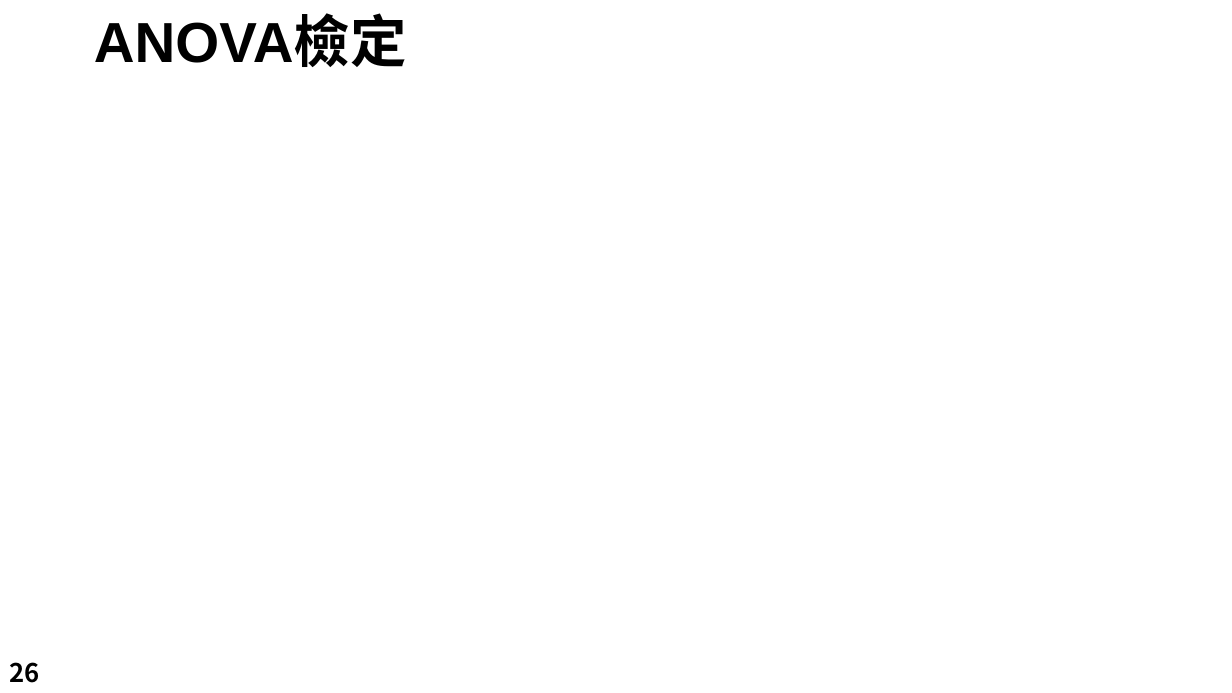
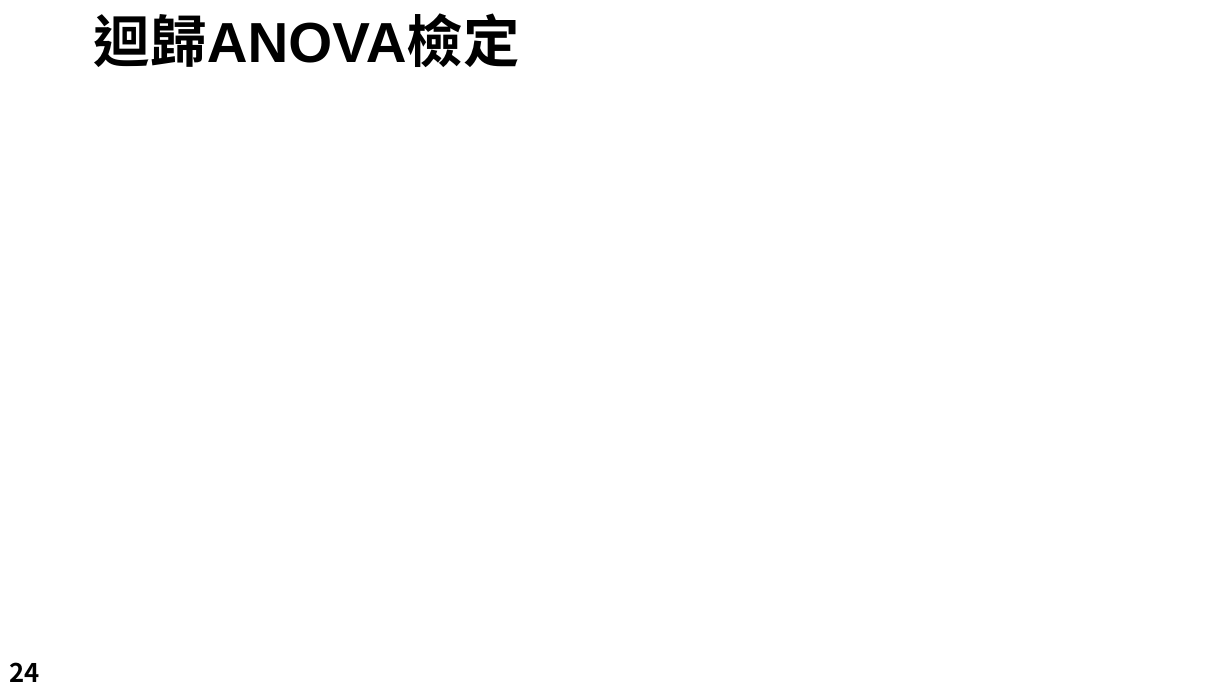
Before and after one commit to LeBronWilly/Basic_R_Language, a slide deck: slide 24 of R_Presentation.pptx (slide 26 before the commit). Drawn at 1232x693 pixels with LibreOffice and Linux fonts; fonts in the diff are those of the drawing; background and template pictures are left out. Boxes give left, top, right and bottom in pixels: in the first picture for what was removed or moved away, otherwise in the second. Text is boxed around its words. In the diff, an @@ line names an element or a change of style, - is before the commit and + after.

```diff
--- a/R_Presentation.pptx
+++ b/R_Presentation.pptx
@@ title at [94,13,520,67]: text changed @@
-ANOVA檢定
+迴歸ANOVA檢定
@@ page number at [9,662,39,682]: text changed @@
-26
+24
```
Also in this commit, not shown: 8 other slides changed, 1 slide added, 2 slides removed, 9 other files.
